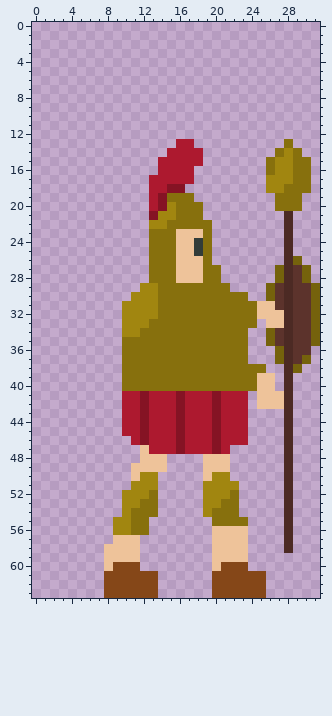
One commit to this pixel-art file: Sprite making/hoplite foward.aseprite. This is how it looked before the edit.
32x64 pixels, 1 frame.
The same view after the edit:
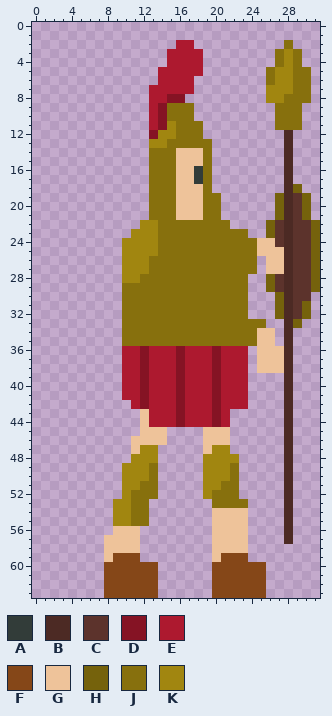
Palette (. is transparent): A #323c39  B #4c2a24  C #5c332c  D #851324  E #ad192f  F #854718  G #eec39a  H #75620c  J #87700d  K #a18610
The edit:
Changed rows in their new state; - is an unchanged pixel.
first column x 8:
 2 --------EE----------J---
 3 -------EEEE--------JKJ--
 4 -------EEEE--------JKJ--
 5 ------EEEEE-------JKKJJ-
 6 ------EEEE--------JKKJJ-
 7 -----EEEEE--------KKKJJ-
 8 -----EEDD---------KKJJJ-
 9 -----EDJJJ---------JJJ--
10 -----EDJJJ---------JJJ--
11 -----EDKJJJ--------JJJ--
12 -----DKKJJJ---------B---
13 -----KKJJJJJ--------B---
14 -----JJJGGGJ-------.B.--
15 -----JJJGGGJ------..B..-
16 -----JJJGGAJ------..B..-
17 -----JJJGGAJ------..B..-
18 -----JJJGGGJ------..BH.-
19 -----JJ-GGGJJ------HBCH-
20 -----JJJGGGJJ------HBCH-
21 -----JJJGGGJJ------H-CH-
22 ----K-J-----JJ----HC-CCH
23 ---KKK--JJJ-JJJJ--HC-CCH
24 --KKKK--JJJ-JJJJJGGC-CCH
25 --KKKK--JJJ-JJJJJGGG-CCH
26 --KKK---JJJ-JJJJJ-GG-CCH
27 --KKK---JJJ--JJJJ-GG--CH
28 --KKJ---JJJ--JJJ--HC--CH
29 --JJJJ--------JJ--------
30 --JJJJ------------.H---.
31 --JJJJ----------...H--H.
32 --JJJJ----------...H--H.
33 --JJJ------------J..-H..
34 --JJ------------JGG.-...
35 ----------------JGG.-...
36 --EEDEEEDEEEDEEE-GGG-..-
37 --EEDEEEDEEEDEEE-GGG-..-
38 --EEDEEEDEEEDEEE.GGG-.--
39 --EEDEEEDEEEDEEE...-----
40 --EEDEEEDEEEDEEE...-----
41 -----------------...----
42 --.--------------...----
43 --..G---------..--------
44 --..G---------..--------
45 --..GGG....GGG..--------
46 ---GGGG....GGG..--------
47 ---GKK.....GKK----------
48 ---KKK.----KKKK---------
49 --KKKJ.----KKKJ---------
50 --KK-J-----K--J---------
51 --K-JJ-------JJ---------
52 ---JJ-------JJ----------
53 -K-J-.-----.J--J--------
54 -K---.-----.GGGG--------
55 ------------GGGG--------
56 -GGG.-------------------
57 G-----------------------
58 --------------------.---
59 -FFF---------FFF--------
60 F---FF------F---FF------
Where, in picture pixels (left, top, right, bottom), the same in both pictures:
changed: (104, 40, 320, 571)
